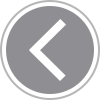
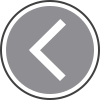
Revision of a layered 100x100 image; what changed, layer by layer:
painted on "Border" over (x1=0, y1=0, x2=100, y2=100)
